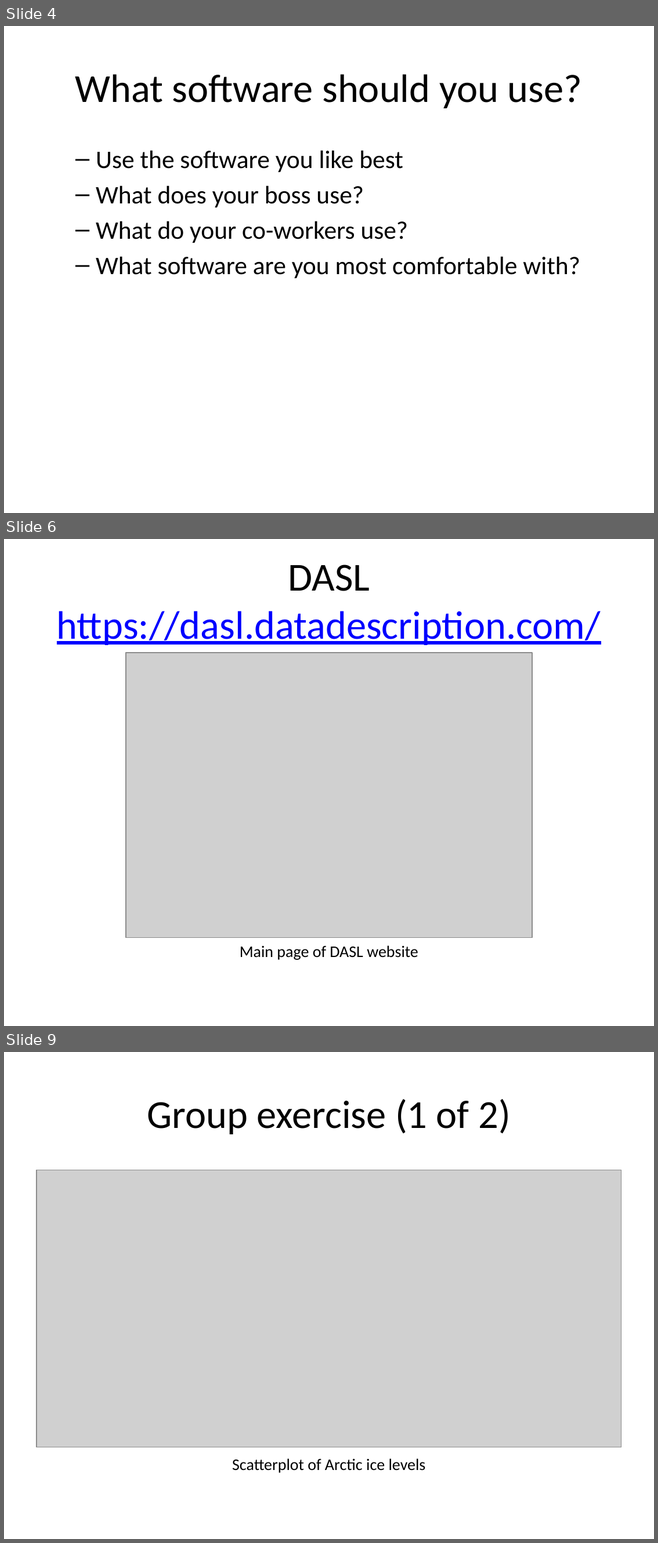
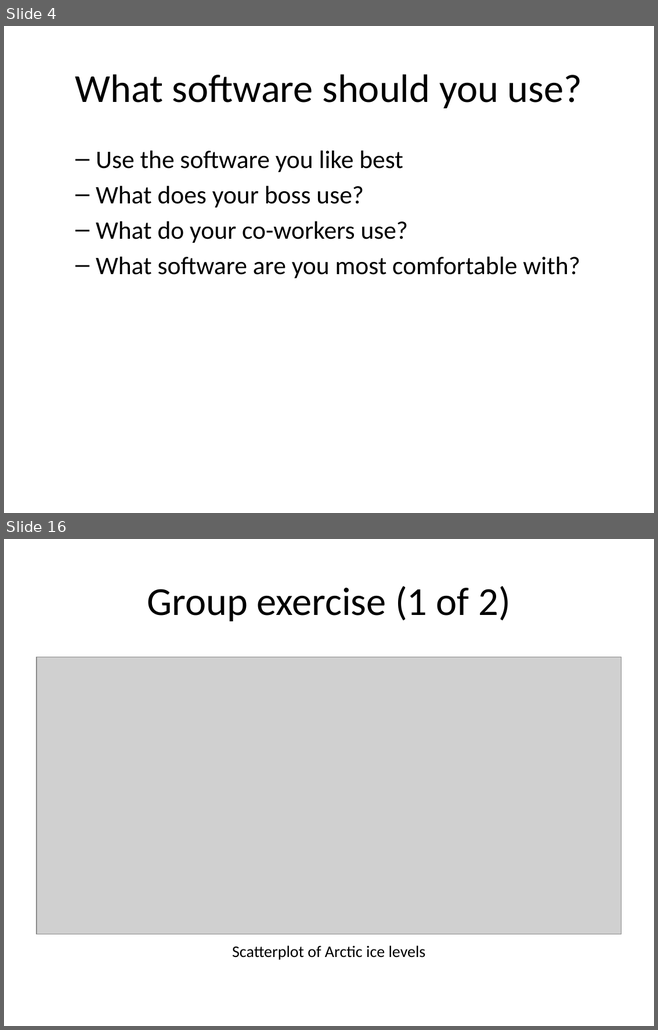
Before and after one commit to pmean/data-visualization, a slide deck: data-viz-01/src/v01-main-scatterplots.pptx. Shown one above the other, each under a label of ours: slides 4, 6 and 9 before the commit, slides 4 and 16 after it; the slides between them are not shown. The pictures are 658x1543 and 658x1030 pixels, drawn with LibreOffice and Linux fonts; fonts in the diff are those of the drawing; grey boxes stand for pictures. Boxes give left, top, right and bottom in pixels: in the first picture for what was removed or moved away, otherwise in the second. Text is boxed around its words. In the diff, an @@ line names an element or a change of style, - is before the commit and + after.

```diff
--- a/data-viz-01/src/v01-main-scatterplots.pptx
+++ b/data-viz-01/src/v01-main-scatterplots.pptx
@@ slide 6 removed at (x1=4, y1=539, x2=654, y2=1026), background #FFFFFF @@
@@ title removed at (x1=57, y1=565, x2=600, y2=645) @@
-DASL https://dasl.datadescription.com/
@@ picture removed at (x1=126, y1=653, x2=532, y2=938) @@
@@ text removed at (x1=239, y1=946, x2=418, y2=960) @@
-Main page of DASL website
@@ what was slide 9 is now slide 16 @@
```
Also in this commit, not shown: 11 slides added, 3 other slides removed, 5 other files.
